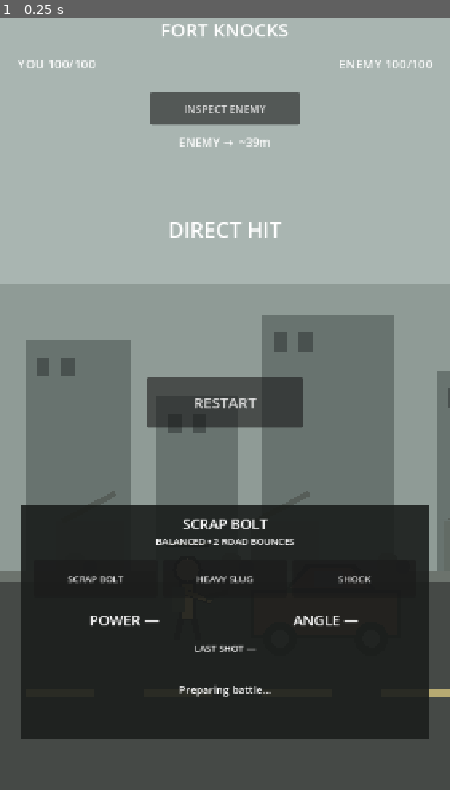
Above: before the commit, frame 1.
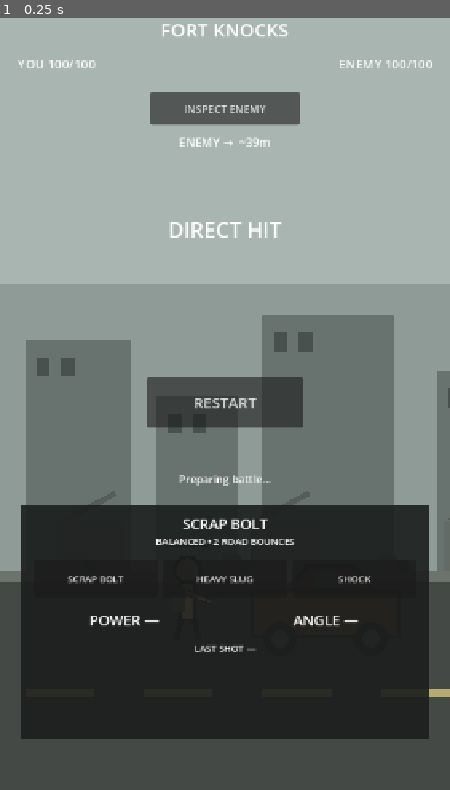
Above: after the commit, the same moment.

Repository: phantompixel-developer/FortKnocks
Game: Godot game, scene res://game/battle/battle.tscn
Two runs of this game, one before a commit and one after it. Both use one fixed random seed, a clock stepped at 60 frames per second and the inputs below.
Inputs:
- Up to frame 1 (0.25 s): no input

The runs differ from the first frame. In frame 1, 0.2% of the frame differs, in the area x 39-61%, y 59-88%.
Error in both runs: Invalid access to property or key 'pressed' on a base object of type 'null instance'. (res://game/battle/battle_controller.gd:73)

Commit message:
fix: separate battle status from weapon deck

Diff:
--- a/game/battle/battle.tscn
+++ b/game/battle/battle.tscn
@@ -277,12 +277,12 @@
 horizontal_alignment = 1
 mouse_filter = 2
 
-[node name="HintLabel" type="Label" parent="HUD/Root/ControlDeck"]
-layout_mode = 0
-offset_left = 28.0
-offset_top = 258.0
-offset_right = 628.0
-offset_bottom = 332.0
+[node name="HintLabel" type="Label" parent="HUD/Root"]
+layout_mode = 0
+offset_left = 70.0
+offset_top = 754.0
+offset_right = 650.0
+offset_bottom = 810.0
 theme_override_font_sizes/font_size = 17
 text = "Preparing battle..."
 horizontal_alignment = 1
